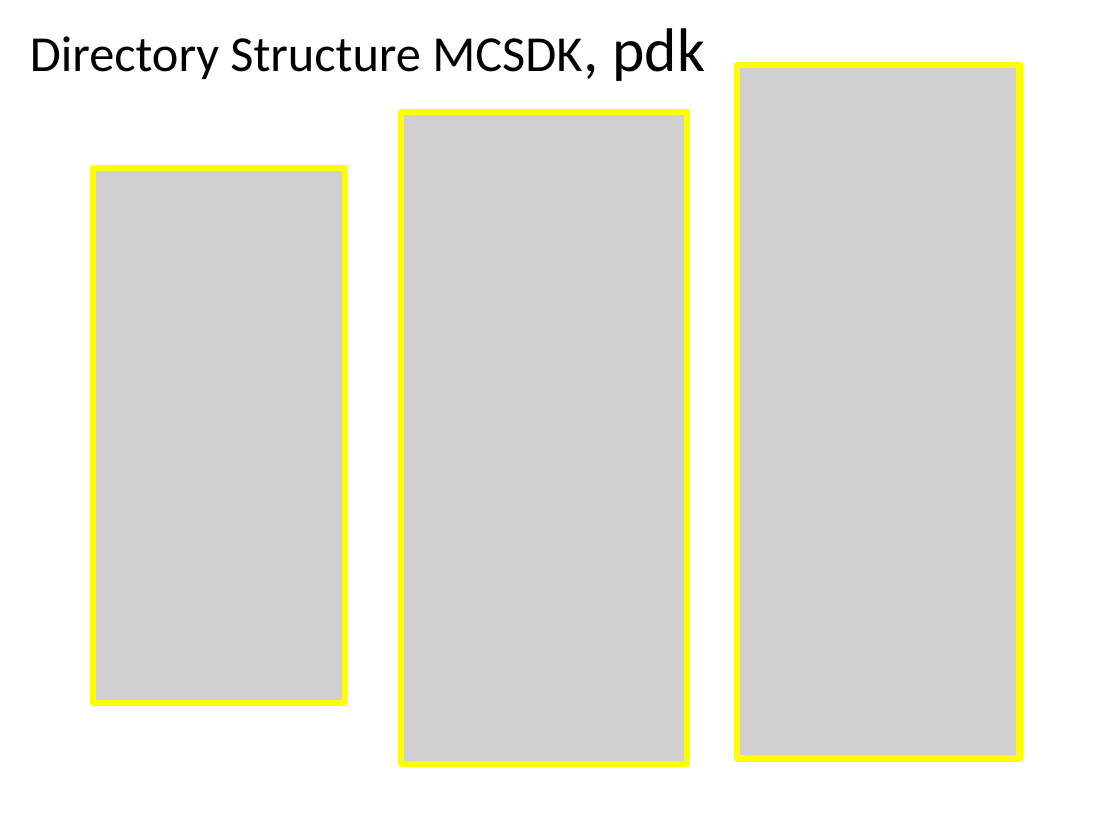
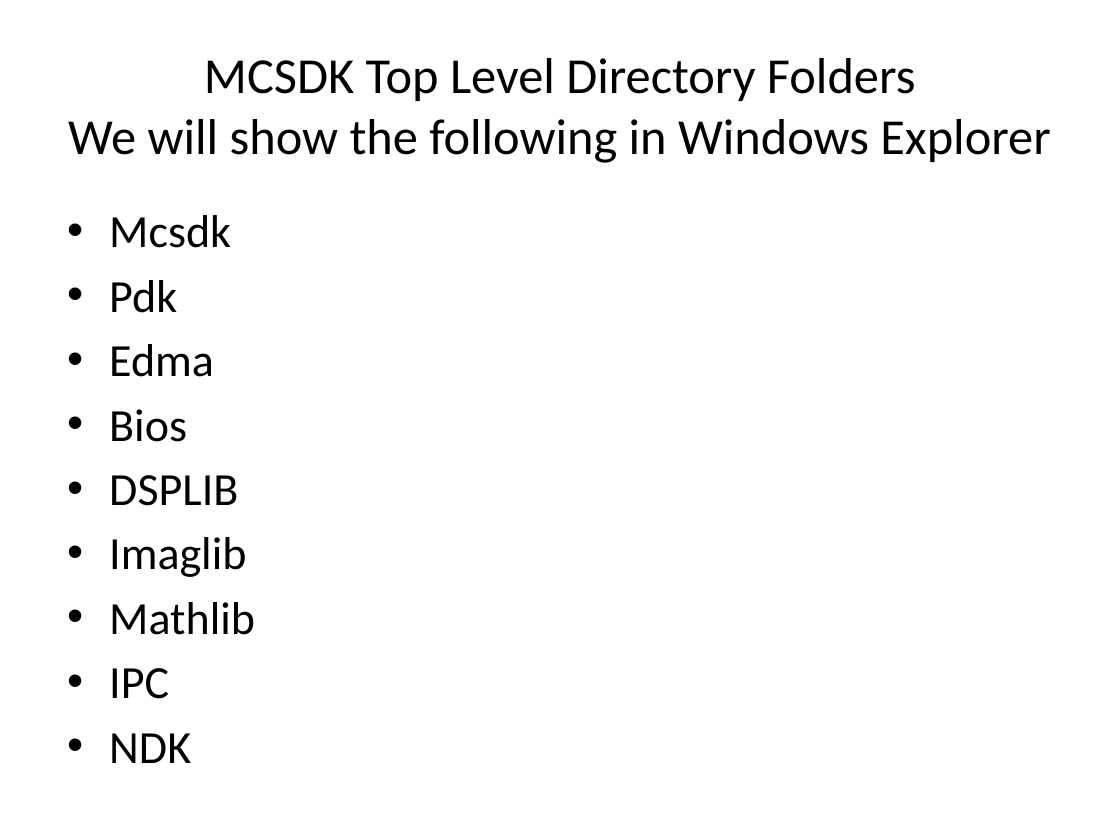
Before and after one commit to hari1989/keystone-workshop, a slide deck: slide 16 of preliminary/Introduction to KeyStone Software ECO.pptx. Drawn at 1120x840 pixels with LibreOffice and Linux fonts; fonts in the diff are those of the drawing; grey boxes stand for pictures. Boxes give left, top, right and bottom in pixels: in the first picture for what was removed or moved away, otherwise in the second. Text is boxed around its words. In the diff, an @@ line names an element or a change of style, - is before the commit and + after.

```diff
--- a/preliminary/Introduction to KeyStone Software ECO.pptx
+++ b/preliminary/Introduction to KeyStone Software ECO.pptx
@@ title at (68, 58, 1050, 163): text changed @@
-Directory Structure MCSDK, pdk
+MCSDK Top Level Directory Folders
+We will show the following in Windows Explorer
@@ picture removed at (737, 66, 1019, 759) @@
@@ rectangle removed at (737, 65, 1019, 758) @@
@@ picture removed at (401, 113, 687, 762) @@
@@ rectangle removed at (401, 112, 687, 764) @@
@@ picture removed at (93, 169, 345, 703) @@
@@ rectangle removed at (93, 168, 345, 703) @@
@@ text added at (109, 215, 255, 763), 29.6 pt, text #000000 @@
+• Mcsdk
+• Pdk
+• Edma
+• Bios
+• DSPLIB
+• Imaglib
+• Mathlib
+• IPC
+• NDK
```
Also in this commit, not shown: 4 other slides changed, 1 slide added, 2 slides removed.
